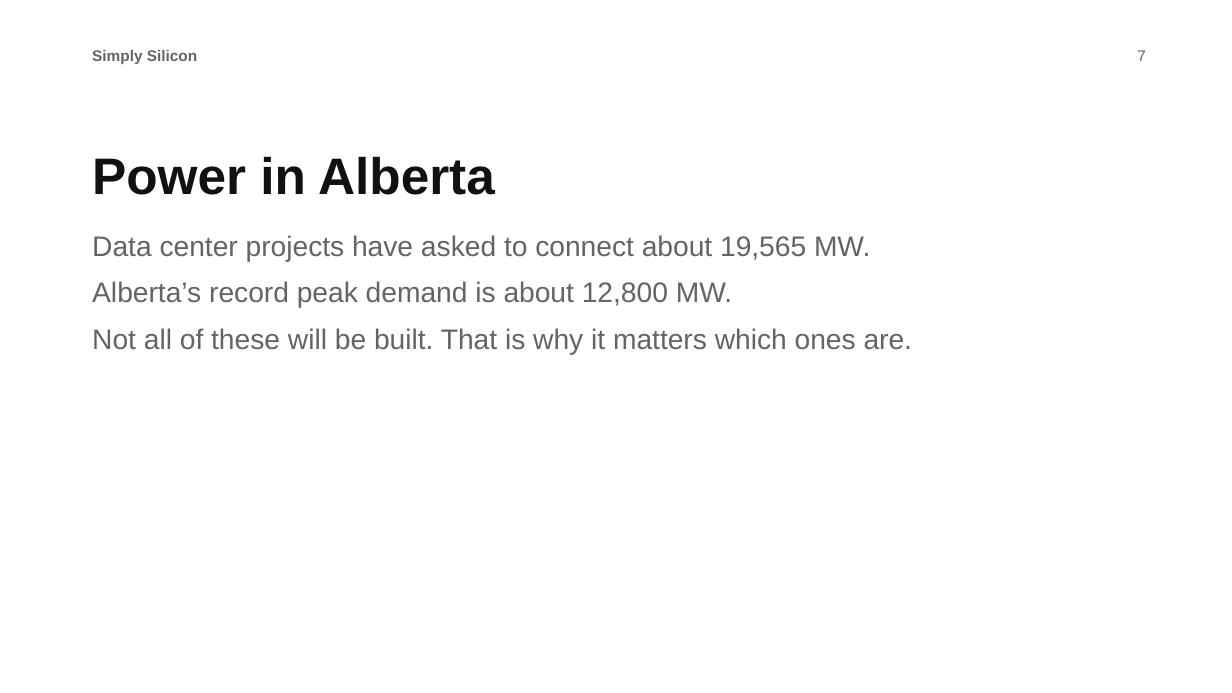
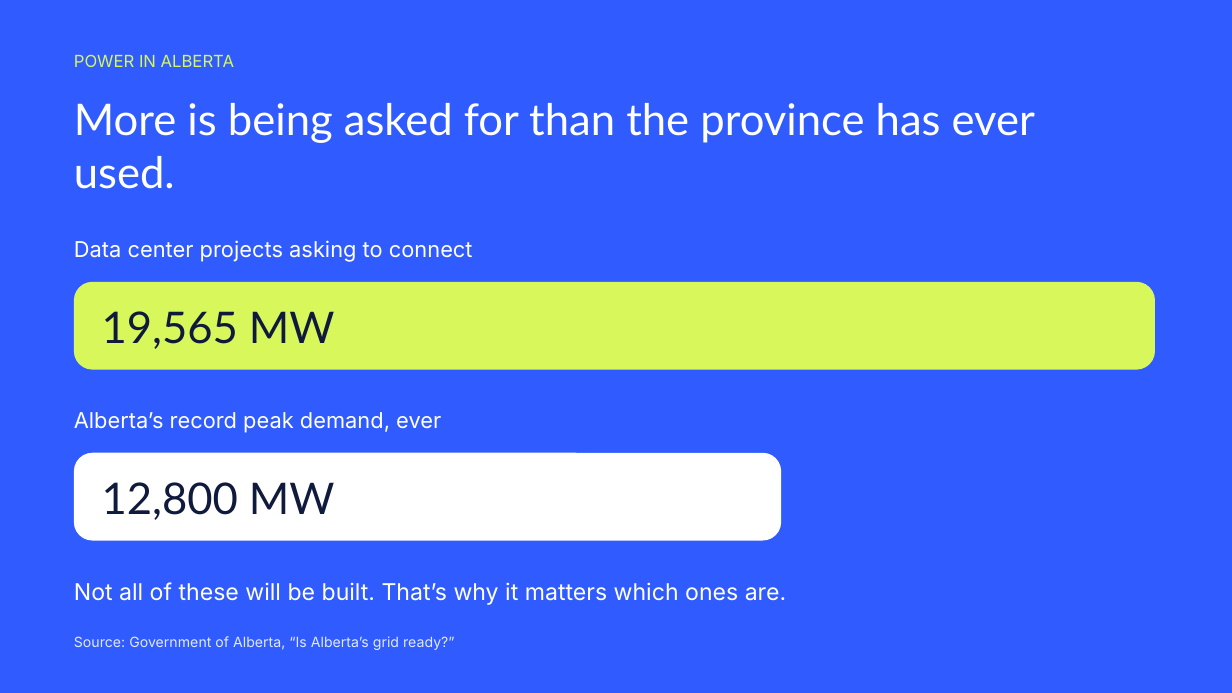
Before and after one commit to Kirubelabiyou/Simply-Silicon, a slide deck: slide 7 of plan-90day/event-presentation.pptx. Drawn at 1232x693 pixels with LibreOffice and Linux fonts; fonts in the diff are those of the drawing. Boxes give left, top, right and bottom in pixels: in the first picture for what was removed or moved away, otherwise in the second. Text is boxed around its words. In the diff, an @@ line names an element or a change of style, - is before the commit and + after.

```diff
--- a/plan-90day/event-presentation.pptx
+++ b/plan-90day/event-presentation.pptx
@@ background #FFFFFF to #2F5BFF @@
@@ text at (x1=74, y1=55, x2=234, y2=67): text changed; size 12 to 13 pt; font Arial to Inter; text colour #646464 to #D7F75B; bold off @@
-Simply Silicon
+POWER IN ALBERTA
@@ text removed at (x1=1137, y1=50, x2=1146, y2=61) @@
-7
@@ text added at (x1=74, y1=103, x2=1035, y2=189), 34 pt, text #FFFFFF @@
+More is being asked for than the province has ever used.
@@ text at (x1=74, y1=240, x2=473, y2=262): text changed; size 22 to 17 pt; font Arial to Inter; text colour #646464 to #FFFFFF @@
-Power in Alberta
-Data center projects have asked to connect about 19,565 MW.
-Alberta’s record peak demand is about 12,800 MW.
-Not all of these will be built. That is why it matters which ones are.
+Data center projects asking to connect
@@ rounded rectangle added at (x1=74, y1=282, x2=1155, y2=370), fill #D7F75B @@
@@ text added at (x1=102, y1=311, x2=335, y2=349), 34 pt, text #0F1A3C @@
+19,565 MW
@@ text added at (x1=74, y1=412, x2=441, y2=433), 17 pt, text #FFFFFF @@
+Alberta’s record peak demand, ever
@@ rounded rectangle added at (x1=74, y1=453, x2=781, y2=541), fill #FFFFFF @@
@@ text added at (x1=102, y1=482, x2=335, y2=520), 34 pt, text #0F1A3C @@
+12,800 MW
@@ text added at (x1=74, y1=582, x2=786, y2=605), 18 pt, text #FFFFFF @@
+Not all of these will be built. That’s why it matters which ones are.
@@ text added at (x1=74, y1=636, x2=455, y2=650), 11 pt, text #E2E9FF @@
+Source: Government of Alberta, “Is Alberta’s grid ready?”
```
Also in this commit, not shown: 10 other slides changed, 1 slide added, 1 slide removed, 12 other files.
